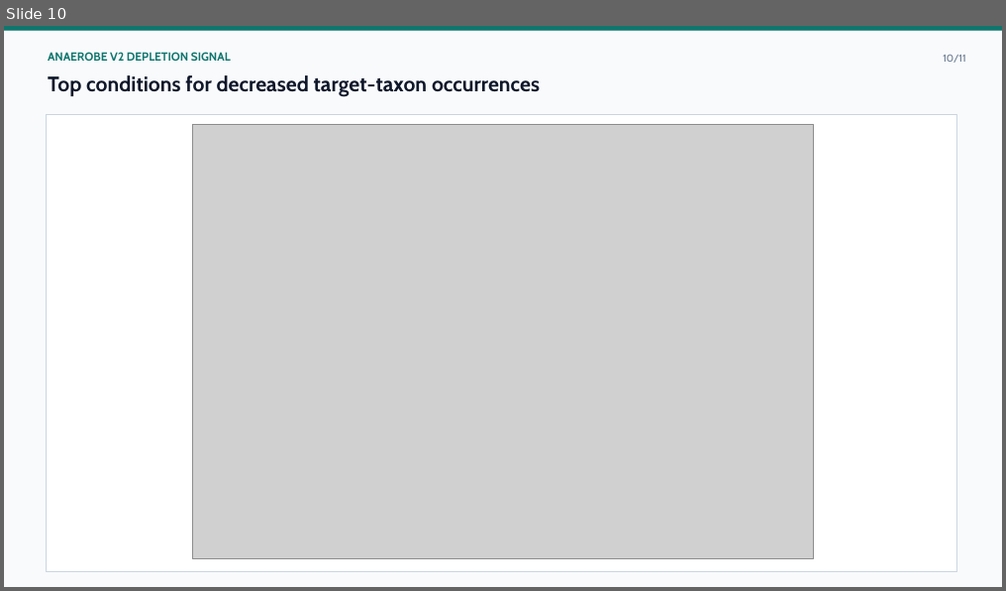
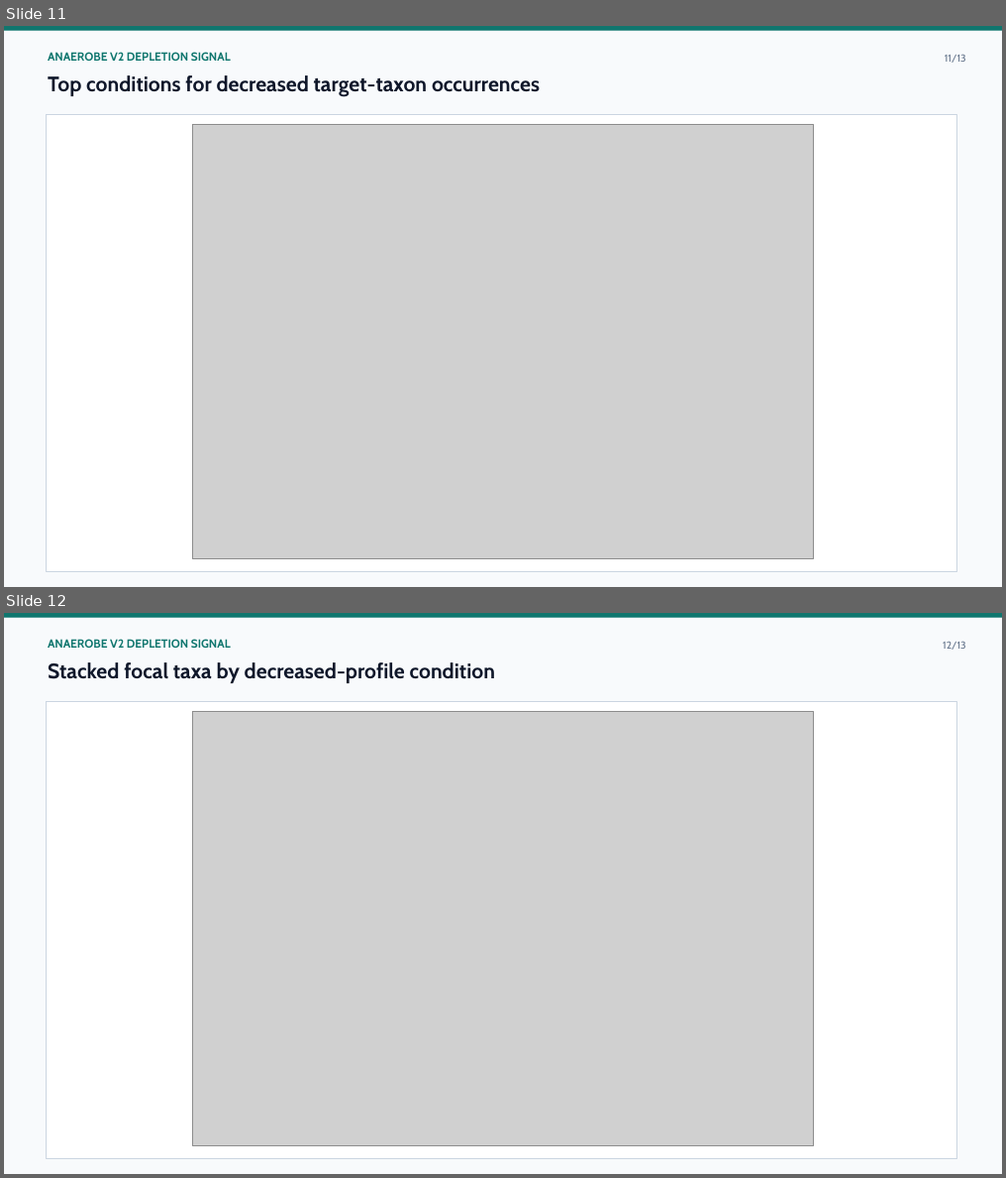
Before and after one commit to CultureBotAI/microbial-trait-profiling, a slide deck: trait-visualization/trait-profile-investigation/trait_profile_investigation_figures.pptx. Shown one above the other, each under a label of ours: slide 10 before the commit, slides 11 and 12 after it. The pictures are 1006x591 and 1006x1178 pixels, drawn with LibreOffice and Linux fonts; fonts in the diff are those of the drawing; grey boxes stand for pictures. Boxes give left, top, right and bottom in pixels: in the first picture for what was removed or moved away, otherwise in the second. Text is boxed around its words. In the diff, an @@ line names an element or a change of style, - is before the commit and + after.

Commit message:
Add stacked target taxa charts to trait profile deck

```diff
--- a/trait-visualization/trait-profile-investigation/trait_profile_investigation_figures.pptx
+++ b/trait-visualization/trait-profile-investigation/trait_profile_investigation_figures.pptx
@@ slide 12 added at (4,613,1002,1174), background #FFFFFF @@
@@ rectangle added at (4,613,1002,1174), fill #F8FAFC @@
@@ rectangle added at (4,613,1002,618), fill #0F766E @@
@@ text added at (48,639,231,648), 11.2 pt, text #0F766E, bold @@
+ANAEROBE V2 DEPLETION SIGNAL
@@ text added at (943,641,966,650), 9.8 pt, text #64748B @@
+12/13
@@ text added at (48,663,495,683), 20.2 pt, text #0F172A, bold @@
+Stacked focal taxa by decreased-profile condition
@@ rectangle added at (46,702,957,1158), fill #FFFFFF, outline #CBD5E1 0.75 pt @@
@@ picture added at (193,711,813,1146) @@
@@ what was slide 10 is now slide 11 @@
@@ slide 11 changed as well @@
@@ text at (944,54,966,63): text changed @@
-10/11
+11/13
```
Also in this commit, not shown: 10 other slides changed, 1 other slide added, 17 other files.
